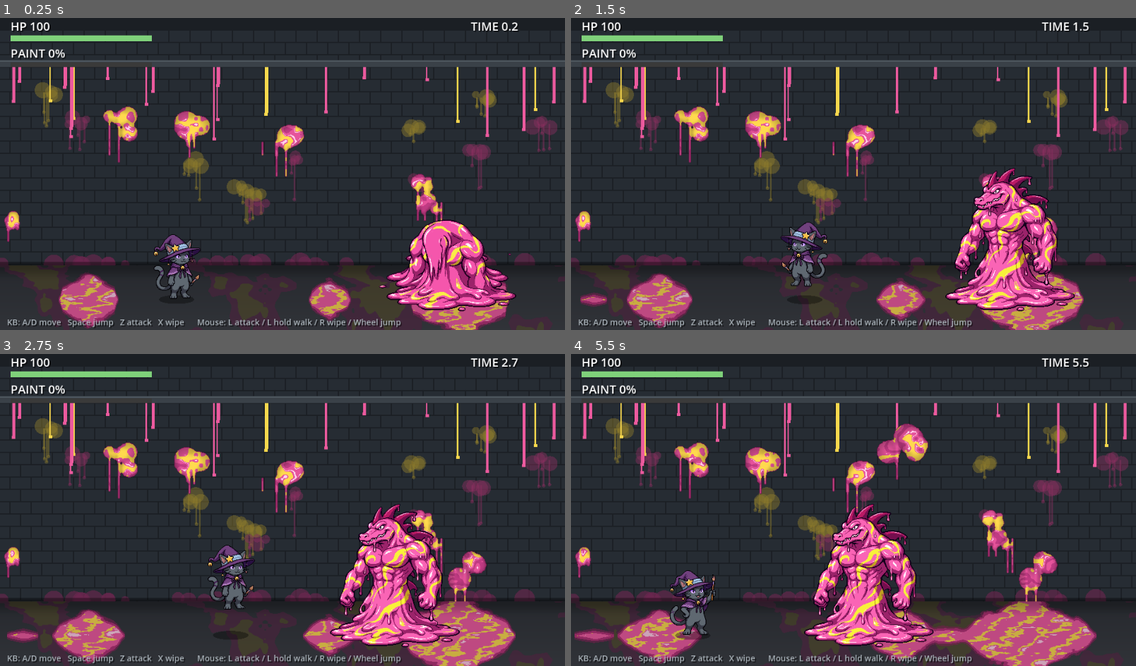
Above: before the commit, frames 1-4 (two rows, left to right).
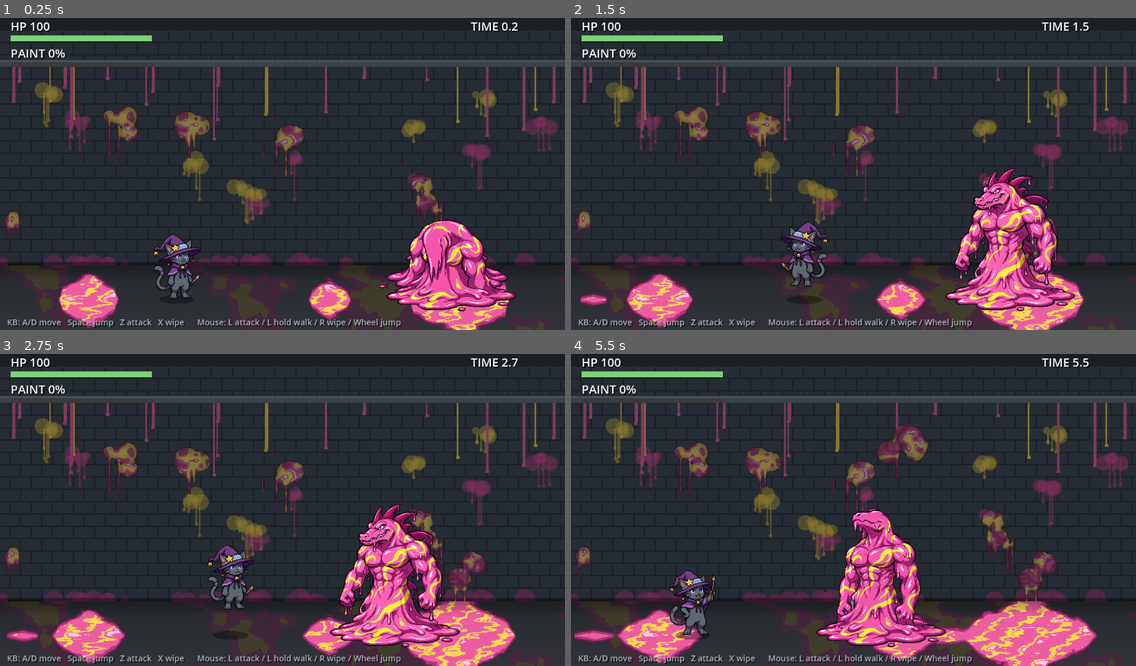
Above: after the commit, the same moments.

Repository: Dekaimo/sewer_proto
Game: Godot game, scene res://main.tscn
The game is run twice, just before and just after one commit, with the same random seed, the same clock (stepped at 60 frames per second) and the same inputs.
Inputs (mouse positions are in pixels of both pictures, inside the frame that each line leads up to):
- Up to frame 1 (0.25 s): no input
- Up to frame 2 (1.5 s): move the mouse to (977, 155) at 0.52 s; hold Right (right) 0.53-1.28 s; tap Z (attack) at 0.6 s; click (977, 155) at 0.67 s; tap Up (jump) at 0.77 s; move the mouse to (740, 186) at 1.27 s; hold Left (left) from 1.28 s (still down); tap X (clean) at 1.35 s
- Up to frame 3 (2.75 s): tap Up (jump) at 1.52 s; move the mouse to (339, 438) at 2.02 s; release Left (left) at 2.03 s; hold Right (right) from 2.03 s (still down); tap Space at 2.1 s
- Up to frame 4 (5.5 s): move the mouse to (825, 572) at 2.77 s; release Right (right) at 2.78 s; hold W 2.78-3.53 s; tap J at 2.85 s; click (825, 572) at 2.92 s; tap Up (jump) at 3.02, 3.77, 4.52 s; move the mouse to (1023, 553) at 3.52 s; hold Left (left) from 3.53 s (still down); tap K at 3.6 s; move the mouse to (684, 460) at 4.27 s; tap Z (attack) at 4.35 s; move the mouse to (881, 506) at 5.02 s; hold X (clean) from 5.03 s (still down); click (881, 506) at 5.17 s

The runs differ from the first frame. In frame 1, 6.0% of the frame differs, in the area x 0-99%, y 15-100%; in frame 2, 6.3%; in frame 3, 8.2%; in frame 4, 16%.

Commit message:
Wani sinks into the goop and ambushes from below; floor goop matches wani, walls dimmed
Co-Authored-By: Claude Opus 5.5 <noreply@anthropic.com>
Claude-Session: https://claude.ai/code/session_016eaBthCvKzWp812yLXmusx

Diff:
--- a/enemy.gd
+++ b/enemy.gd
@@ -16,6 +16,9 @@
 var lunge_dir := 1
 var assist_timer := 0.0
 var spread_t := 0.0
+var ambush_cd := 4.0     # 床に潜って奇襲するまでの待ち
+var lurk_t := 0.0
+var ambush_done := false
 var anim_t := 0.0
 var sprite: Sprite2D
 var emerge_frames: Array[Texture2D] = []
@@ -35,7 +38,7 @@
 
 
 func active() -> bool:
-	return state != "emerge" and state != "swallow" and state != "idle"
+	return not state in ["emerge", "swallow", "idle", "sink", "lurk", "ambush"]
 
 
 func _process(delta: float) -> void:
@@ -57,7 +60,12 @@
 		return
 	if main.game_over:
 		state = "idle"
-		return
+		sprite.visible = true
+		return
+	if state == "sink" or state == "lurk" or state == "ambush":
+		_update_ambush(delta)
+		return
+	sprite.texture = IDLE
 
 	var p = main.player
 	stun -= delta
@@ -80,6 +88,10 @@
 			var h = main.holding_enemy()
 			if h != null and h != self:
 				state = "assist"
+			elif (p.state == "normal" or p.state == "slipped") and _want_ambush(delta, p) and main.request_token(self):
+				# ドロドロに潜って、プレイヤーの足元から飛び出す
+				state = "sink"
+				anim_t = 0.0
 			elif p.state == "normal" or p.state == "slipped":
 				# 挟み撃ち：相方と反対側の位置へ回り込む（プレイヤーをすり抜けてよい）
 				var tx: float = clampf(p.position.x + _flank_side(p) * FLANK, main.ARENA_L, main.ARENA_R)
@@ -151,6 +163,89 @@
 	_clamp()
 
 
+# ---------- 床に潜っての奇襲 ----------
+func _want_ambush(delta: float, p) -> bool:
+	ambush_cd -= delta
+	if ambush_cd > 0.0:
+		return false
+	# プレイヤーがドロドロの上にいる、または遠くにいるときに狙う
+	var on_goop: bool = main.goop_at(p.position.x) > 0.25
+	var far: bool = absf(p.position.x - position.x) > 260.0
+	if on_goop or far:
+		ambush_cd = randf_range(5.0, 9.0)
+		return true
+	return false
+
+
+func _update_ambush(delta: float) -> void:
+	var p = main.player
+	match state:
+		"sink":
+			# 出現アニメを逆再生して床に溶ける
+			var i := 8 - clampi(int(anim_t * 14.0), 0, 8)
+			sprite.texture = emerge_frames[i]
+			if anim_t > 0.7:
+				state = "lurk"
+				lurk_t = 0.0
+				sprite.visible = false
+		"lurk":
+			# 床の下を移動。ドロドロのある所しか通れない。泡だけが見える
+			lurk_t += delta
+			var dx: float = p.position.x - position.x
+			# ドロドロの中は速く、乾いた床はゆっくり（通った跡がドロドロになる）
+			var sp: float = 200.0 if main.goop_at(position.x) > 0.12 else 70.0
+			if absf(dx) > 4.0:
+				position.x += signf(dx) * sp * delta
+				main.add_goop(position.x, 36.0, 0.04)
+			var under: bool = absf(dx) < 10.0 and p.state != "grabbed"
+			if (under and lurk_t > 0.6) or lurk_t > 4.5:
+				state = "ambush"
+				anim_t = 0.0
+				ambush_done = false
+				sprite.visible = true
+				facing = 1 if dx >= 0 else -1
+				main.sfx.play("grab", -2.0)
+			queue_redraw()
+		"ambush":
+			var j := clampi(int(anim_t * 16.0), 0, 8)
+			sprite.texture = emerge_frames[j]
+			if j >= 4 and not ambush_done:
+				ambush_done = true
+				main.add_goop(position.x, 90.0, 0.3)
+				main.splat_wall(Vector2(position.x, position.y - randf_range(60.0, 180.0)), 40.0)
+				var close: bool = absf(p.position.x - position.x) < REACH and p.position.y > position.y - 120.0
+				if close and p.can_be_grabbed():
+					p.grab(self)
+					state = "hold"
+					sprite.texture = IDLE
+					queue_redraw()
+					return
+			if anim_t > 0.6:
+				state = "recover"
+				t = 0.5
+				sprite.texture = IDLE
+				queue_redraw()
+
+
+func _draw() -> void:
+	# 潜っている間の泡（ここにいる、というサイン）
+	if state != "lurk":
+		return
+	var tt := Time.get_ticks_msec() / 1000.0
+	draw_set_transform(Vector2(0, 4), 0.0, Vector2(1.0, 0.3))
+	draw_circle(Vector2.ZERO, 34.0, Color(0.55, 0.12, 0.35, 0.55))
+	draw_set_transform(Vector2.ZERO, 0.0, Vector2.ONE)
+	for k in 5:
+		var ph := fmod(tt * 1.6 + k * 0.37, 1.0)
+		var bx := sin(k * 2.3 + tt * 1.3) * 26.0
+		var r := 4.0 + 6.0 * ph
+		var c := Color("ec5a9e") if k % 2 == 0 else Color("f9d84d")
+		c.a = 1.0 - ph * 0.7
+		draw_circle(Vector2(bx, -2.0 - ph * 10.0), r + 1.0, Color(0.35, 0.05, 0.2, c.a))
+		draw_circle(Vector2(bx, -2.0 - ph * 10.0), r, c)
+		draw_arc(Vector2(bx, -2.0 - ph * 10.0), r, PI * 1.1, PI * 1.6, 6, Color(1, 0.9, 0.95, c.a), 1.0)
+
+
 ## とどめ：プレイヤーを抱えて水たまりに沈む
 func play_swallow(p) -> void:
 	state = "swallow"
--- a/floor.gdshader
+++ b/floor.gdshader
@@ -52,7 +52,7 @@
 		if (swirl > 0.72) gc = yellow;
 		if (edge < 0.035) gc = pink_dark;                       // 縁取り
 		if (edge > 0.05 && m > 0.66 && swirl < 0.0) gc = vec3(1.0, 0.80, 0.90);   // てかり
-		col = gc * 0.8;   // 床は少し沈めて、ワニより目立たないように
+		col = gc;   // 床のドロドロはワニと同じ色。どこから出てくるかわからないように一体化させる
 	} else if (g > 0.04 && edge > -0.03) {
 		col = mix(col, vec3(0.45, 0.12, 0.30), 0.6);   // にじみ
 	}
--- a/main.gd
+++ b/main.gd
@@ -316,7 +316,7 @@
 	for i in 22:
 		var x := rng.randf_range(0, VIEW_W)
 		var dl := rng.randf_range(8, 120)
-		var c2 := Color("ec5a9e") if rng.randf() < 0.75 else Color("f9d84d")
+		var c2 := Color("7d3a5c") if rng.randf() < 0.75 else Color("847334")
 		draw_rect(Rect2(x, 92, rng.randf_range(2, 6), dl), c2)
 		draw_rect(Rect2(x - 1, 92 + dl, 6, 5), c2)
 	# 床との境目の影
--- a/wall_paint.gdshader
+++ b/wall_paint.gdshader
@@ -33,6 +33,8 @@
 		col *= 0.65 + 0.4 * clamp(m, 0.0, 1.0);
 		if (mn < th) col = vec3(0.45, 0.10, 0.30);   // 縁取り
 		else if (m > 0.85 && marble > 0.1 && marble < 0.35) col = vec3(1.0, 0.82, 0.92);   // てかり
+		// 壁は奥なので沈めて、床とキャラを目立たせる
+		col = mix(col, vec3(dot(col, vec3(0.3, 0.59, 0.11))), 0.25) * 0.55;
 		COLOR = vec4(col, 1.0);
 	}
 }
